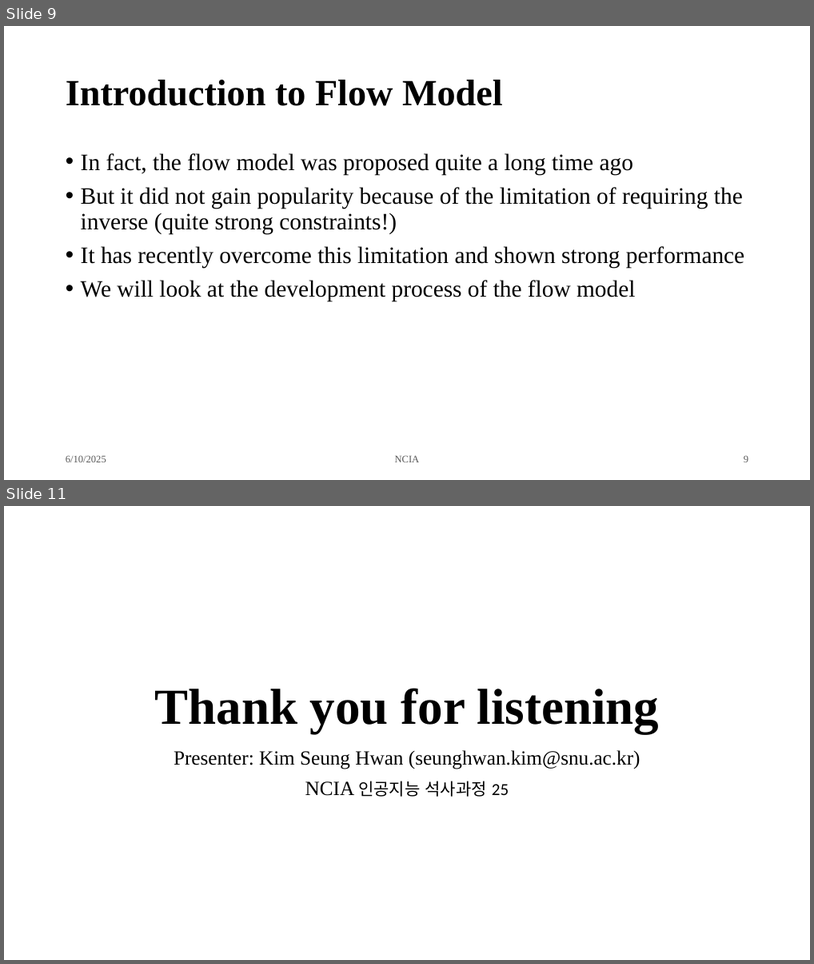
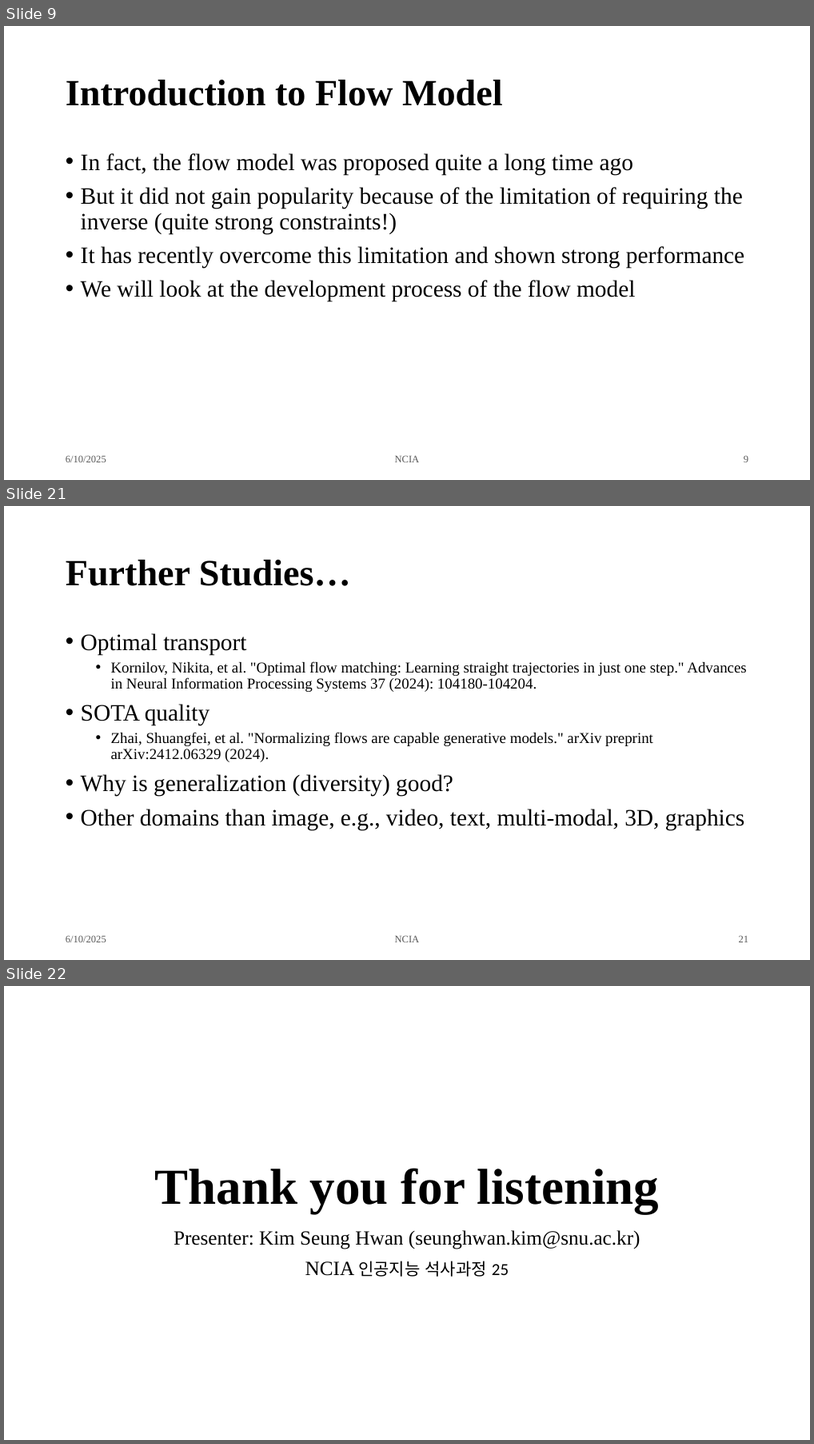
Before and after one commit to overnap/lab-seminar, a slide deck: ds/Introduction to Flow Matching.pptx. Shown one above the other, each under a label of ours: slides 9 and 11 before the commit, slides 9, 21 and 22 after it; the slides between them are not shown. The pictures are 814x964 and 814x1444 pixels, drawn with LibreOffice and Linux fonts; fonts in the diff are those of the drawing. Boxes give left, top, right and bottom in pixels: in the first picture for what was removed or moved away, otherwise in the second. Text is boxed around its words. In the diff, an @@ line names an element or a change of style, - is before the commit and + after.

Commit message:
Add intro to flow matching

```diff
--- a/ds/Introduction to Flow Matching.pptx
+++ b/ds/Introduction to Flow Matching.pptx
@@ slide 21 added at (x1=4, y1=506, x2=810, y2=960), background #FFFFFF @@
@@ title added at (x1=66, y1=560, x2=351, y2=586), 44 pt, text #000000, bold @@
+Further Studies…
@@ text added at (x1=81, y1=633, x2=746, y2=830), 18 pt, text #000000 @@
+• Optimal transport
+  • Kornilov, Nikita, et al. "Optimal flow matching: Learning straight trajectories in just one step." Advances in Neural Information Processing Systems 37 (2024): 104180-104204.
+• SOTA quality
+  • Zhai, Shuangfei, et al. "Normalizing flows are capable generative models." arXiv preprint arXiv:2412.06329 (2024).
+• Why is generalization (diversity) good?
+• Other domains than image, e.g., video, text, multi-modal, 3D, graphics
@@ text added at (x1=66, y1=935, x2=106, y2=942), 12 pt, text #595959 @@
+6/10/2025
@@ text added at (x1=395, y1=935, x2=420, y2=942), 12 pt, text #595959 @@
+NCIA
@@ page number added at (x1=739, y1=935, x2=750, y2=942), 12 pt, text #595959 @@
+21
@@ what was slide 11 is now slide 22 @@
```
Also in this commit, not shown: 2 slides changed, 10 other slides added.
